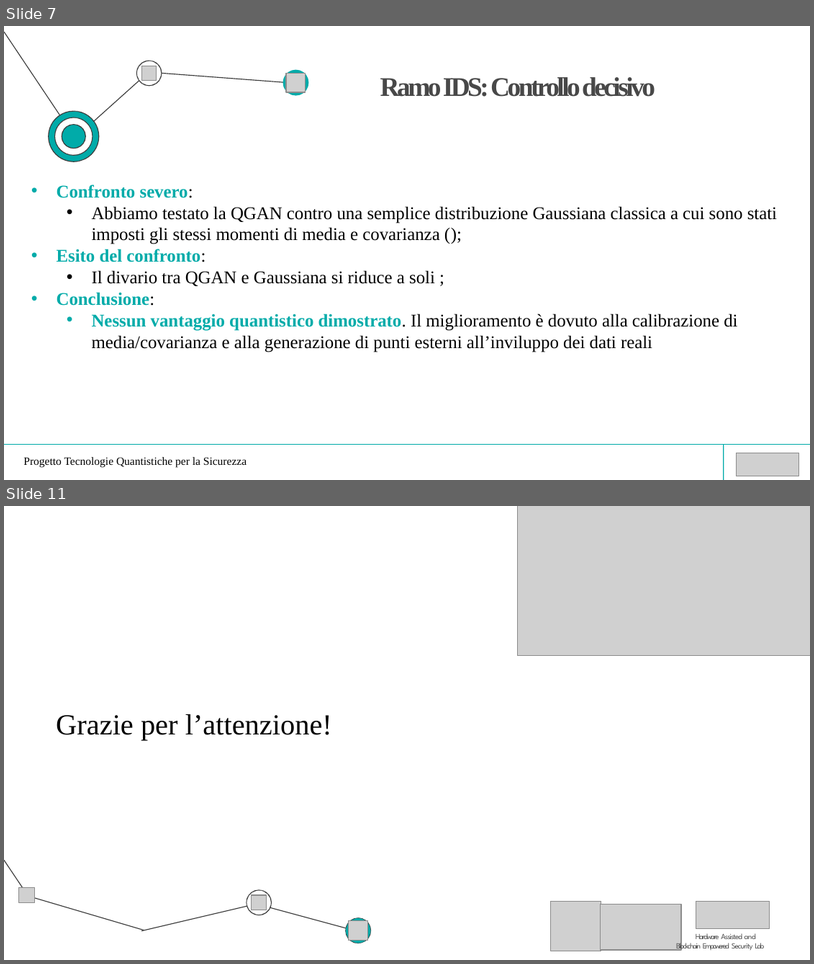
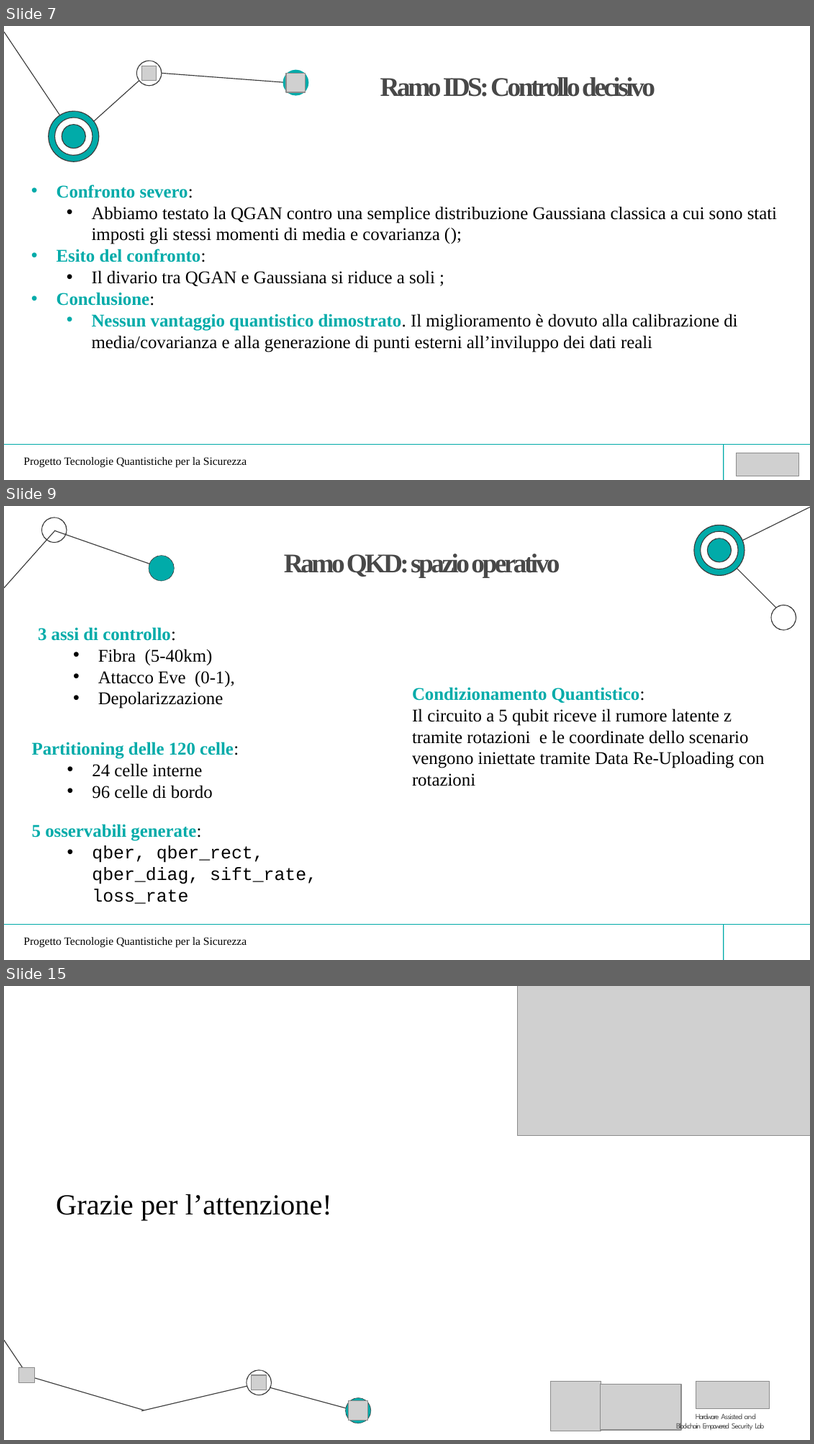
Before and after one commit to nf0101/qgan-qber, a slide deck: docs/presentazione.pptx. Shown one above the other, each under a label of ours: slides 7 and 11 before the commit, slides 7, 9 and 15 after it; the slides between them are not shown. The pictures are 814x964 and 814x1444 pixels, drawn with LibreOffice and Linux fonts; fonts in the diff are those of the drawing; grey boxes stand for pictures; background and template pictures are left out. Boxes give left, top, right and bottom in pixels: in the first picture for what was removed or moved away, otherwise in the second. Text is boxed around its words. In the diff, an @@ line names an element or a change of style, - is before the commit and + after.

```diff
--- a/docs/presentazione.pptx
+++ b/docs/presentazione.pptx
@@ slide 9 added at (4,506,810,960), background #FFFFFF @@
@@ freeform shape added at (41,518,67,543), fill #3C3C3C @@
@@ freeform shape added at (694,525,745,576), fill #01ABA9 @@
@@ freeform shape added at (694,525,746,576), fill #3C3C3C @@
@@ freeform shape added at (723,507,810,551), outline #3C3C3C 0.75 pt @@
@@ freeform shape added at (4,530,162,588), outline #3C3C3C 0.75 pt @@
@@ freeform shape added at (701,531,738,569), fill #FFFFFF @@
@@ freeform shape added at (701,531,739,569), fill #3C3C3C @@
@@ freeform shape added at (707,538,732,564), fill #3C3C3C @@
@@ freeform shape added at (708,538,732,562), fill #01ABA9 @@
@@ freeform shape added at (148,555,174,581), fill #01ABA9 @@
@@ freeform shape added at (148,555,174,581), fill #3C3C3C @@
@@ title added at (284,554,560,577), 24 pt, text #484848, bold @@
+Ramo QKD: spazio operativo
@@ freeform shape added at (719,551,784,615), outline #3C3C3C 0.75 pt @@
@@ freeform shape added at (771,605,797,630), fill #3C3C3C @@
@@ freeform shape added at (772,605,797,630), fill #FFFFFF @@
@@ text added at (38,627,235,708), 16 pt, text #000000 @@
+3 assi di controllo:
+  • Fibra (5-40km)
+  • Attacco Eve (0-1),
+  • Depolarizzazione
@@ text added at (412,687,765,786), 16 pt, text #000000 @@
+Condizionamento Quantistico:
+Il circuito a 5 qubit riceve il rumore latente z tramite rotazioni e le coordinate dello scenario vengono iniettate tramite Data Re-Uploading con rotazioni
@@ text added at (32,741,239,798), 16 pt, text #000000 @@
+Partitioning delle 120 celle:
+  • 24 celle interne
+  • 96 celle di bordo
@@ text added at (32,824,317,903), 16 pt, text #000000 @@
+5 osservabili generate:
+  • qber, qber_rect, qber_diag, sift_rate, loss_rate
@@ freeform shape added at (4,924,810,924), outline #01ABA9 0.75 pt @@
@@ text added at (23,937,247,947), 10 pt, text #000000 @@
+Progetto Tecnologie Quantistiche per la Sicurezza
@@ freeform shape added at (723,924,724,959), fill #01ABA9 @@
@@ what was slide 11 is now slide 15 @@
```
Also in this commit, not shown: 4 slides changed, 4 other slides added, 1 slide removed, 1 other file.
